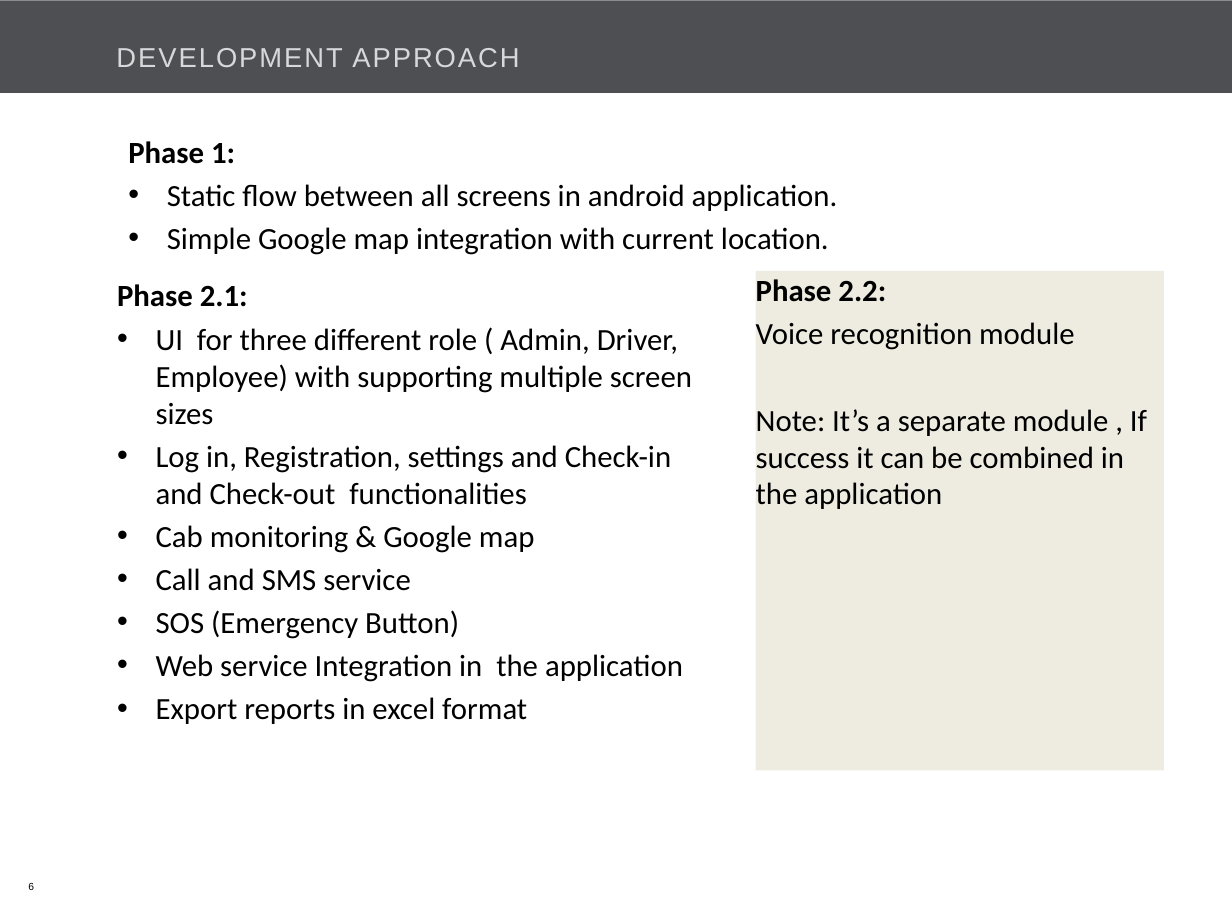
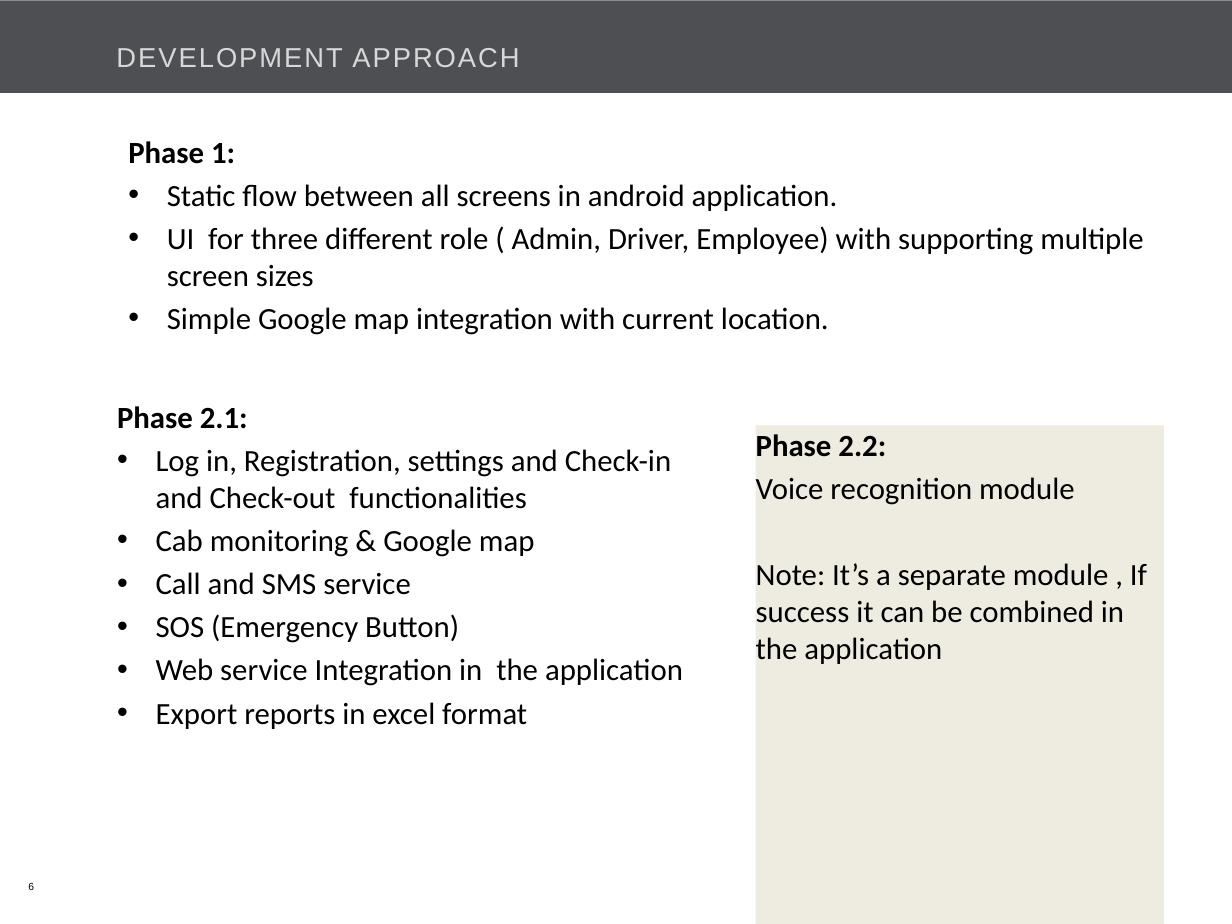
Before and after one commit to Bajarangi/demo, a slide deck: slide 6 of trunk/EasiCab/Documents/EASiCab_POC_kick off.pptx. Drawn at 1232x924 pixels with LibreOffice and Linux fonts; fonts in the diff are those of the drawing; background and template pictures are left out. Boxes give left, top, right and bottom in pixels: in the first picture for what was removed or moved away, otherwise in the second. Text is boxed around its words. In the diff, an @@ line names an element or a change of style, - is before the commit and + after.

```diff
--- a/trunk/EasiCab/Documents/EASiCab_POC_kick off.pptx
+++ b/trunk/EasiCab/Documents/EASiCab_POC_kick off.pptx
@@ text at bbox=[167, 226, 1143, 287]: paragraph added @@
+• UI for three different role ( Admin, Driver, Employee) with supporting multiple screen sizes
@@ text at bbox=[156, 328, 692, 425]: paragraph removed @@
-• UI for three different role ( Admin, Driver, Employee) with supporting multiple screen sizes
@@ text "Phase 2.1:": place and size @@
-text "Phase 2.1:" at bbox=[117, 284, 692, 724]
+text "Phase 2.1:" at bbox=[117, 406, 683, 729]
@@ rectangle "Phase 2.2:": place and size @@
-rectangle "Phase 2.2:" at bbox=[755, 271, 1163, 770]
+rectangle "Phase 2.2:" at bbox=[755, 425, 1163, 924]
```
Also in this commit, not shown: 2 other slides changed, 2 other files.
